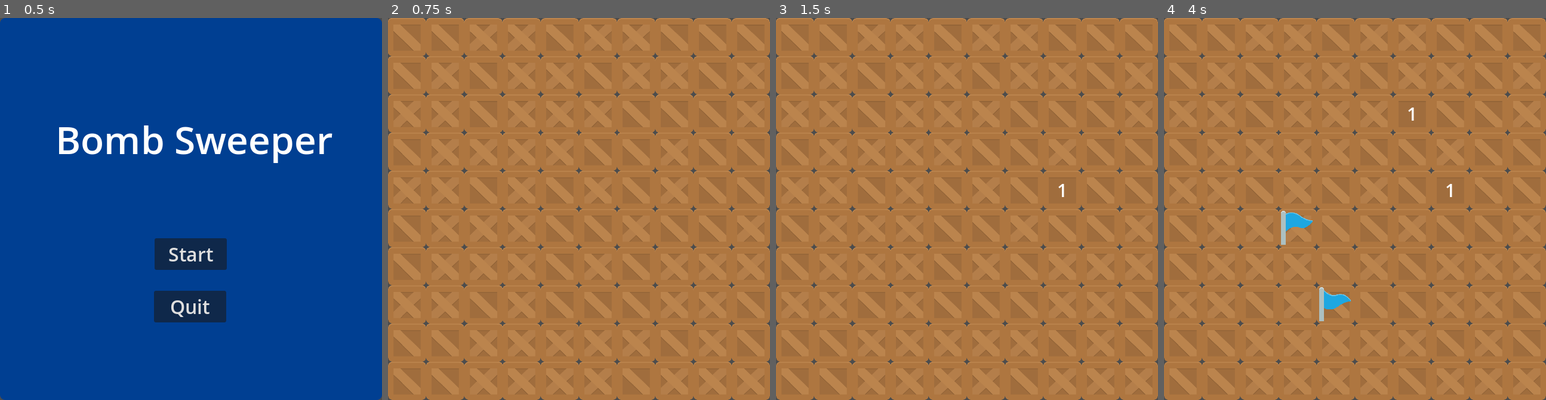
Above: before the commit, frames 1-4 (left to right).
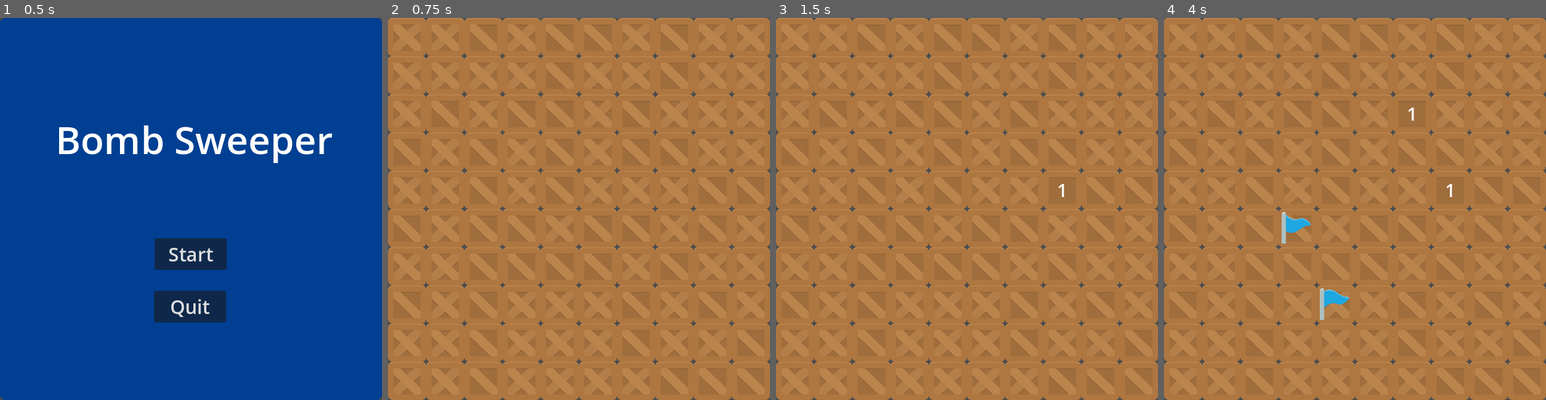
Above: after the commit, the same moments.

Repository: mlewee/BombSweeper
Game: Godot game, scene res://Scenes/start_menu.tscn
The game is run twice, just before and just after one commit, with the same random seed, the same clock (stepped at 60 frames per second) and the same inputs.
Inputs (mouse positions are in pixels of both pictures, inside the frame that each line leads up to):
- Up to frame 1 (0.5 s): no input
- Up to frame 2 (0.75 s): click "Start" at 0.5 s
- Up to frame 3 (1.5 s): tap Enter at 1.25 s; move the mouse to (1051, 189) at 1.27 s; press the mouse at (1051, 189) at 1.28 s
- Up to frame 4 (4 s): right-click (1439, 189) at 1.55 s; tap Space at 2, 3.5 s; move the mouse to (1278, 228) at 2.02 s; release the mouse at (1278, 228) at 2.03 s; right-click (1278, 228) at 2.1 s; click (1278, 228) at 2.3 s; tap Enter at 2.75 s; move the mouse to (1393, 124) at 2.77 s; press the mouse at (1393, 124) at 2.78 s; right-click (1393, 124) at 3.05 s; move the mouse to (1335, 285) at 3.52 s; release the mouse at (1335, 285) at 3.53 s; right-click (1335, 285) at 3.6 s; click (1335, 285) at 3.8 s

Frame 1 is identical in both runs. In frame 2, 0.5% of the frame differs, in the area x 3-99%, y 1-97%; in frame 3, 0.5%; in frame 4, 0.8%.

Commit message:
added multiple audio

Diff:
--- a/Scenes/game_over_screen.gd
+++ b/Scenes/game_over_screen.gd
@@ -3,6 +3,11 @@
 
 
 signal game_over
+
+
+func _ready():
+	var click_files = Utils.dir_contents("res://Assets/Audio/click/")
+	$Select.stream = load(click_files.pick_random())
 
 
 func _on_restart_btn_pressed():
@@ -12,11 +17,10 @@
 
 
 func _on_quit_btn_pressed():
-#	$Select.play()
 	await get_tree().create_timer(.1).timeout
 	get_tree().quit()
 
 
 func game_complete():
-	%Label.text = "Finished"
+	%Label.text = "Complete!!!"
 	emit_signal("game_over")
--- a/Scenes/main.gd
+++ b/Scenes/main.gd
@@ -49,6 +49,7 @@
 func game_over(defeat=true):
 	if defeat:
 		$Explosion.play()
+		$GameOver.play()
 		for tile in tiles:
 			if tile.is_bomb:
 				tile.force_uncover()
--- a/Scenes/main.tscn
+++ b/Scenes/main.tscn
@@ -1,9 +1,10 @@
-[gd_scene load_steps=6 format=3 uid="uid://dbwj1iptjyt2x"]
+[gd_scene load_steps=7 format=3 uid="uid://dbwj1iptjyt2x"]
 
 [ext_resource type="Script" path="res://Scenes/main.gd" id="1_8763t"]
 [ext_resource type="PackedScene" uid="uid://bgn2kkv4fs7y2" path="res://Scenes/tile.tscn" id="2_ssaup"]
 [ext_resource type="PackedScene" uid="uid://jhpc07f5j8t5" path="res://Scenes/game_over_screen.tscn" id="3_dg1rf"]
 [ext_resource type="AudioStream" uid="uid://gstc6eeq6x36" path="res://Assets/Audio/explosion1.wav" id="4_iodlp"]
+[ext_resource type="AudioStream" uid="uid://cqmm6lph77blh" path="res://Assets/Audio/Gameover.ogg" id="5_27cau"]
 [ext_resource type="AudioStream" uid="uid://lnaqgl8df4vt" path="res://Assets/Audio/win1.wav" id="5_63ned"]
 
 [node name="Main" type="Node2D"]
@@ -20,7 +21,12 @@
 stream = ExtResource("4_iodlp")
 volume_db = -5.0
 
+[node name="GameOver" type="AudioStreamPlayer2D" parent="."]
+stream = ExtResource("5_27cau")
+volume_db = -20.0
+
 [node name="Win" type="AudioStreamPlayer2D" parent="."]
 stream = ExtResource("5_63ned")
+volume_db = -10.0
 
 [connection signal="game_over" from="UILayer/GameOverScreen" to="." method="_on_game_over_screen_game_over"]
--- a/Scenes/start_menu.gd
+++ b/Scenes/start_menu.gd
@@ -1,4 +1,9 @@
 extends Control
+
+
+func _ready():
+	var click_files = Utils.dir_contents("res://Assets/Audio/click/")
+	$Select.stream = load(click_files.pick_random())
 
 
 func _on_start_btn_pressed():
--- a/Scenes/tile.gd
+++ b/Scenes/tile.gd
@@ -8,10 +8,11 @@
 
 
 func _ready():
-	var cover_textures = ["res://Assets/Arts/boxCrate_double.png", "res://Assets/Arts/boxCrate_single.png"]
+	var click_files = Utils.dir_contents("res://Assets/Audio/click/")
+	$Uncover.stream = load(click_files.pick_random())
+
+	var cover_textures = Utils.dir_contents("res://Assets/Arts/boxes/")
 	$Cover.set_texture(load(cover_textures.pick_random()))
-	var flag_textures = ["res://Assets/Arts/flagBlue1.png", "res://Assets/Arts/flagBlue2.png"]
-	$Flag.set_texture(load(flag_textures.pick_random()))
 
 
 func set_bomb():
@@ -21,16 +22,16 @@
 
 
 func uncover(play_sound=true):
-	if not flagged:
+	if not flagged and is_cover:
 		$Cover.hide()
 		if is_bomb:
 			$Back.modulate = Color("#b56267")
 			get_parent().game_over()
 		else:
-			if is_cover:
-				get_parent().check_boxes()
-				if play_sound:
-					$Uncover.play()
+			get_parent().check_boxes()
+			if play_sound:
+				$Uncover.play()
+
 			is_cover = false
 			var count_surrounds = 0
 			for tile in get_surrounds():
@@ -71,12 +72,14 @@
 	if is_cover:
 		if flagged:
 			flagged = false
-			$Flag.hide()
+			$FlagA.stop()
+			$FlagA.hide()
 			get_parent().set_available_flags()
 		else:
 			if get_parent().flags > 0:
+				$FlagA.play("default")
 				flagged = true
-				$Flag.show()
+				$FlagA.show()
 				get_parent().set_available_flags(false)
 
 
--- a/Scenes/tile.tscn
+++ b/Scenes/tile.tscn
@@ -1,11 +1,26 @@
-[gd_scene load_steps=7 format=3 uid="uid://bgn2kkv4fs7y2"]
+[gd_scene load_steps=9 format=3 uid="uid://bgn2kkv4fs7y2"]
 
 [ext_resource type="Script" path="res://Scenes/tile.gd" id="1_x4fxk"]
 [ext_resource type="Texture2D" uid="uid://b42kh5d052s2h" path="res://Assets/Arts/boxCrate.png" id="2_iwv58"]
-[ext_resource type="Texture2D" uid="uid://br1mtgv357ntn" path="res://Assets/Arts/SSRB1.png" id="3_jotai"]
-[ext_resource type="Texture2D" uid="uid://i7tpyglsnh2i" path="res://Assets/Arts/boxCrate_double.png" id="4_ok1vr"]
-[ext_resource type="Texture2D" uid="uid://cnchae5fg4wvj" path="res://Assets/Arts/flagBlue2.png" id="5_etfie"]
+[ext_resource type="Texture2D" uid="uid://br1mtgv357ntn" path="res://Assets/Arts/bombs/SSRB1.png" id="3_6itg4"]
+[ext_resource type="Texture2D" uid="uid://i7tpyglsnh2i" path="res://Assets/Arts/boxes/boxCrate_double.png" id="4_6wbqv"]
+[ext_resource type="Texture2D" uid="uid://cnchae5fg4wvj" path="res://Assets/Arts/flags/flagBlue2.png" id="5_foygl"]
 [ext_resource type="AudioStream" uid="uid://88qrwvtx73lt" path="res://Assets/Audio/select1.wav" id="6_gjsv6"]
+[ext_resource type="Texture2D" uid="uid://cit4k7velryw2" path="res://Assets/Arts/flags/flagBlue1.png" id="6_orox1"]
+
+[sub_resource type="SpriteFrames" id="SpriteFrames_fhjka"]
+animations = [{
+"frames": [{
+"duration": 1.0,
+"texture": ExtResource("6_orox1")
+}, {
+"duration": 1.0,
+"texture": ExtResource("5_foygl")
+}],
+"loop": true,
+"name": &"default",
+"speed": 2.0
+}]
 
 [node name="Tile" type="Node2D" groups=["Tile"]]
 script = ExtResource("1_x4fxk")
@@ -19,7 +34,7 @@
 visible = false
 position = Vector2(3, 3)
 scale = Vector2(0.890625, 0.890625)
-texture = ExtResource("3_jotai")
+texture = ExtResource("3_6itg4")
 centered = false
 
 [node name="Label" type="Label" parent="."]
@@ -31,15 +46,15 @@
 
 [node name="Cover" type="Sprite2D" parent="."]
 scale = Vector2(0.5, 0.5)
-texture = ExtResource("4_ok1vr")
+texture = ExtResource("4_6wbqv")
 centered = false
 
-[node name="Flag" type="Sprite2D" parent="."]
+[node name="FlagA" type="AnimatedSprite2D" parent="."]
 visible = false
-position = Vector2(4, 3)
-scale = Vector2(0.445313, 0.445313)
-texture = ExtResource("5_etfie")
-centered = false
+position = Vector2(31.5, 31.5)
+scale = Vector2(0.414063, 0.414063)
+sprite_frames = SubResource("SpriteFrames_fhjka")
+frame_progress = 0.595321
 
 [node name="Control" type="Control" parent="."]
 layout_mode = 3
@@ -49,6 +64,6 @@
 
 [node name="Uncover" type="AudioStreamPlayer2D" parent="."]
 stream = ExtResource("6_gjsv6")
-volume_db = -5.0
+volume_db = -10.0
 
 [connection signal="gui_input" from="Control" to="." method="_on_control_gui_input"]
--- /dev/null
+++ b/Utils/Utils.gd
@@ -0,0 +1,20 @@
+extends Node
+class_name Global
+
+
+func dir_contents(path):
+	var files = []
+	var dir = DirAccess.open(path)
+	if dir:
+		dir.list_dir_begin()
+		var file_name = dir.get_next()
+		while file_name != "":
+			if dir.current_is_dir():
+				print("Found directory: " + file_name)
+			else:
+				if not file_name.contains(".import"):
+					files.append(path + file_name)
+				file_name = dir.get_next()
+	else:
+		print("An error occurred when trying to access the path.")
+	return files
--- a/project.godot
+++ b/project.godot
@@ -14,6 +14,10 @@
 run/main_scene="res://Scenes/start_menu.tscn"
 config/features=PackedStringArray("4.1", "GL Compatibility")
 config/icon="res://icon.svg"
+
+[autoload]
+
+Utils="*res://Utils/Utils.gd"
 
 [display]
 
Binary file removed: Assets/Arts/bomb.png
Binary file removed: Assets/Arts/bombWhite.png
Not shown, removed: Assets/Arts/bombWhite.png.import
Renamed: Assets/Arts/SSRB1.png -> Assets/Arts/bombs/SSRB1.png
Not shown, changed: Assets/Arts/bombs/SSRB1.png.import
Renamed: Assets/Arts/boxCrate_double.png -> Assets/Arts/boxes/boxCrate_double.png
Not shown, changed: Assets/Arts/boxes/boxCrate_double.png.import
Renamed: Assets/Arts/boxCrate_single.png -> Assets/Arts/boxes/boxCrate_single.png
Not shown, changed: Assets/Arts/boxes/boxCrate_single.png.import
Not shown, removed: Assets/Arts/explosion1.wav.import
Renamed: Assets/Arts/flagBlue1.png -> Assets/Arts/flags/flagBlue1.png
Not shown, changed: Assets/Arts/flags/flagBlue1.png.import
(and 35 more such lines)
